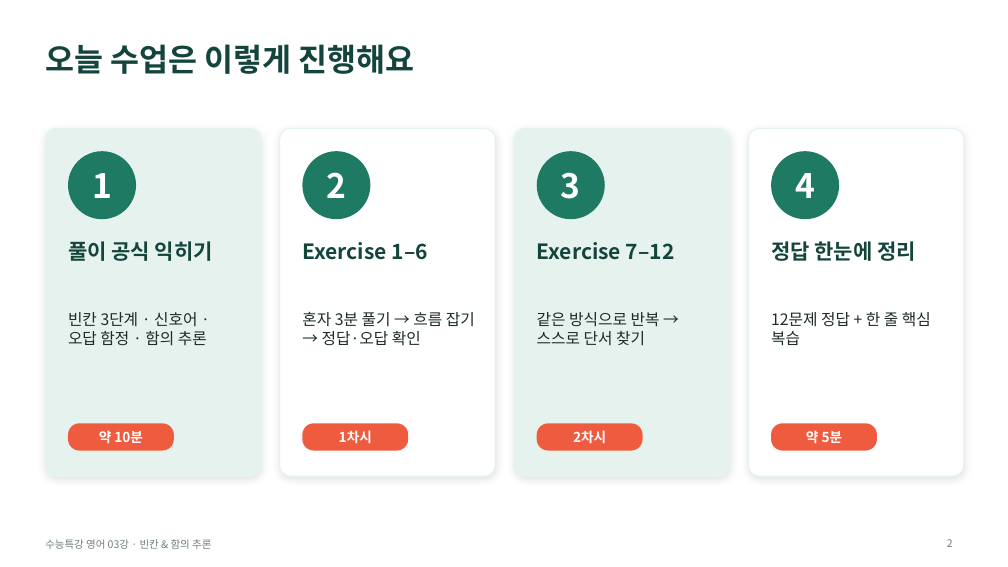
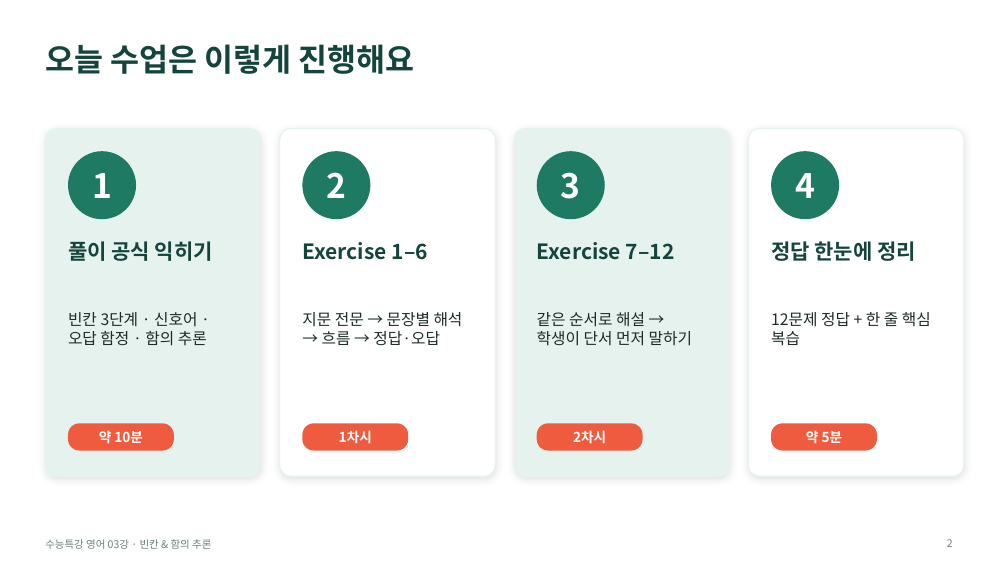
Before and after one commit to HUFSDavid/HUFSDavid, a slide deck: slide 2 of 수능특강_영어_03강_수업PPT.pptx. Drawn at 1008x567 pixels with LibreOffice and Linux fonts; fonts in the diff are those of the drawing. Boxes give left, top, right and bottom in pixels: in the first picture for what was removed or moved away, otherwise in the second. Text is boxed around its words. In the diff, an @@ line names an element or a change of style, - is before the commit and + after.

```diff
--- a/수능특강_영어_03강_수업PPT.pptx
+++ b/수능특강_영어_03강_수업PPT.pptx
@@ text at (302,312,463,346): text changed @@
-혼자 3분 풀기 → 흐름 잡기 → 정답·오답 확인
+지문 전문 → 문장별 해석 → 흐름 → 정답·오답
@@ text at (537,312,692,346): text changed @@
-같은 방식으로 반복 → 스스로 단서 찾기
+같은 순서로 해설 → 학생이 단서 먼저 말하기
```
Also in this commit, not shown: 44 slides added.
